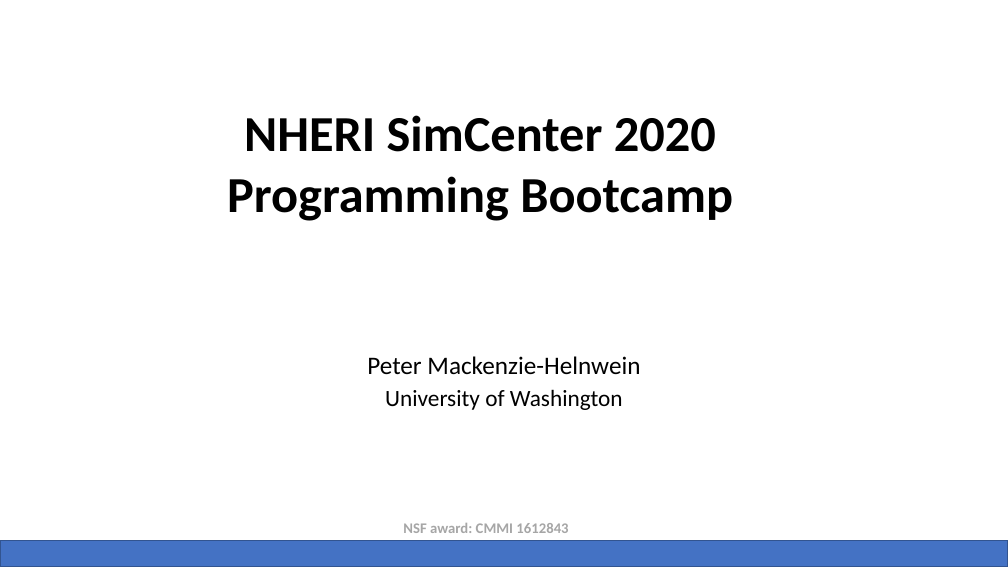
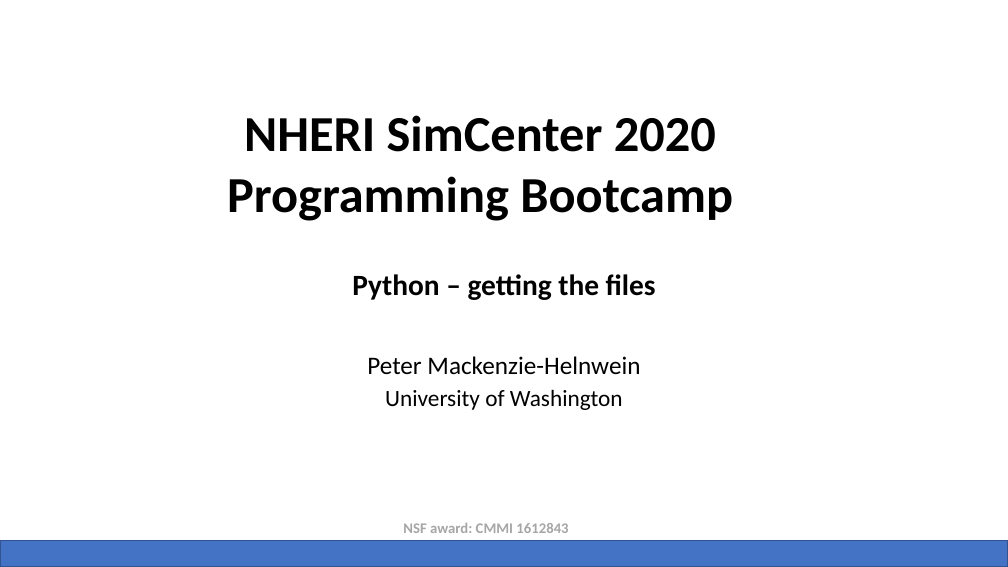
Before and after one commit to NHERI-SimCenter/SimCenterBootcamp2020, a slide deck: slide 5 of presentations/SimCenter Bootcamp Python.pptx (slide 24 before the commit). Drawn at 1008x567 pixels with LibreOffice and Linux fonts; fonts in the diff are those of the drawing; background and template pictures are left out. Boxes give left, top, right and bottom in pixels: in the first picture for what was removed or moved away, otherwise in the second. Text is boxed around its words. In the diff, an @@ line names an element or a change of style, - is before the commit and + after.

```diff
--- a/presentations/SimCenter Bootcamp Python.pptx
+++ b/presentations/SimCenter Bootcamp Python.pptx
@@ subtitle added at (x1=352, y1=274, x2=656, y2=300), 28 pt, text #000000, bold @@
+Python – getting the files
```
Also in this commit, not shown: 14 other slides changed, 9 slides added, 11 other files.
